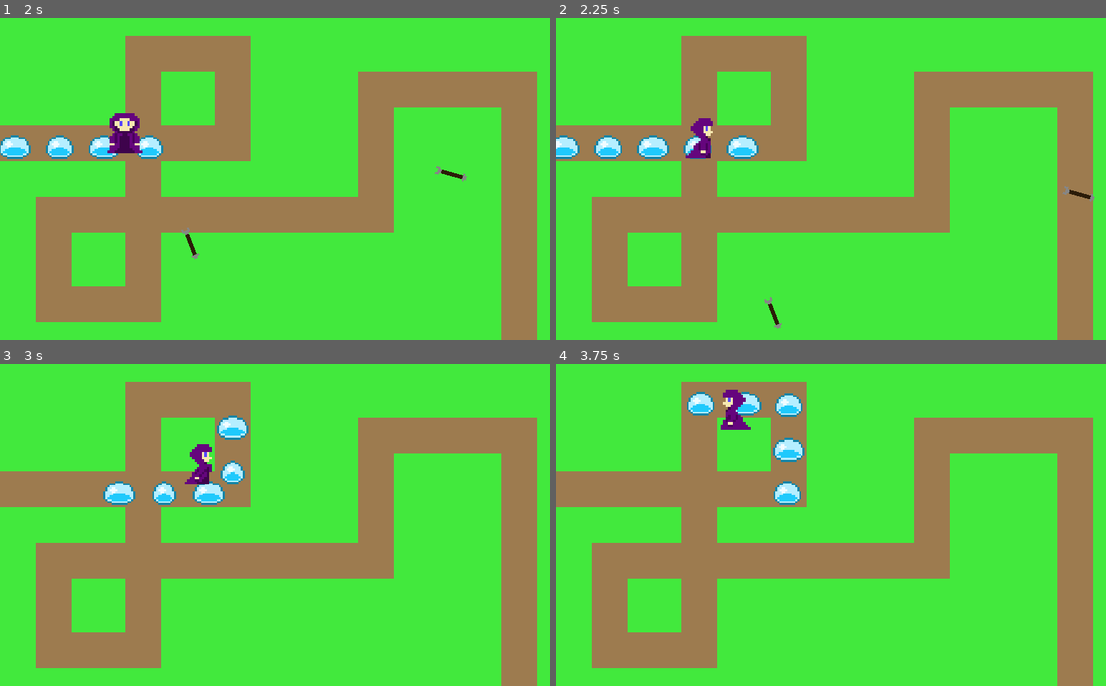
Above: before the commit, frames 1-4 (two rows, left to right).
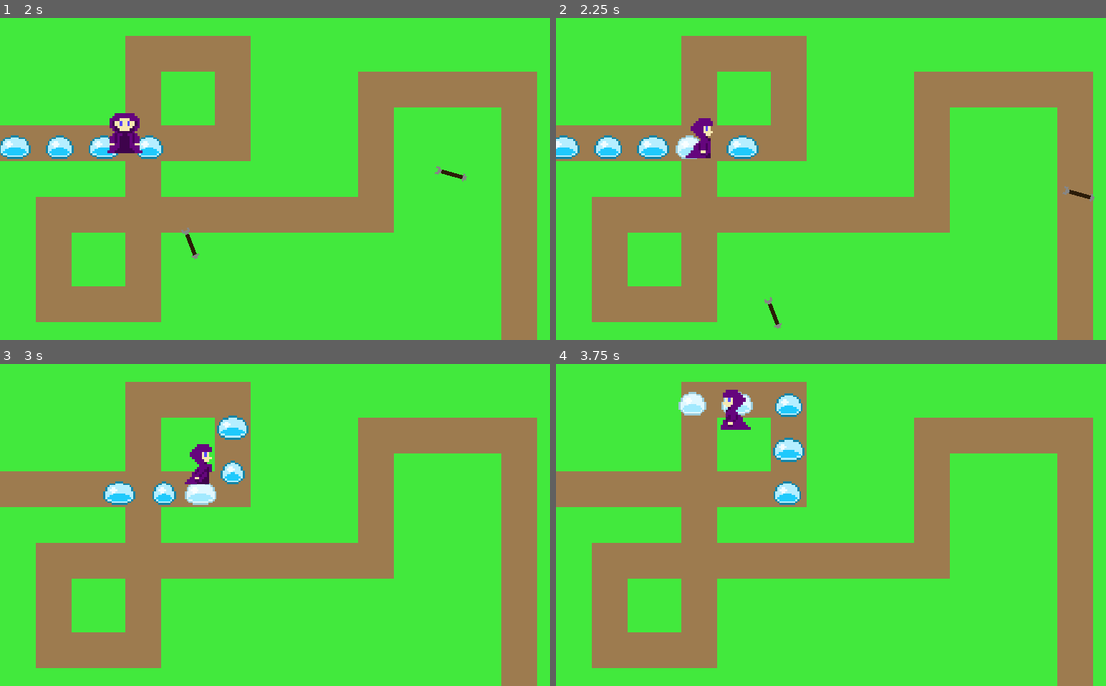
Above: after the commit, the same moments.

Repository: guilhermepereira2917/2dtd
Game: Godot game, scene res://scenes/main/main.tscn
Two runs of this game, one before a commit and one after it. Both use one fixed random seed, a clock stepped at 60 frames per second and the inputs below.
Inputs (mouse positions are in pixels of both pictures, inside the frame that each line leads up to):
- Up to frame 1 (2 s): tap Enter at 0.5 s; move the mouse to (412, 162) at 0.52 s; hold D (move_right) 0.53-1.28 s; click (412, 162) at 0.6 s; move the mouse to (170, 195) at 1.27 s; hold S (move_down) from 1.28 s (still down); click (170, 195) at 1.35 s
- Up to frame 2 (2.25 s): move the mouse to (897, 108) at 2.02 s; release S (move_down) at 2.03 s; hold D (move_right) from 2.03 s (still down); click (897, 108) at 2.1 s
- Up to frame 3 (3 s): move the mouse to (258, 589) at 2.77 s; release D (move_right) at 2.78 s; hold W (move_up) from 2.78 s (still down); click (258, 589) at 2.85 s
- Up to frame 4 (3.75 s): move the mouse to (1012, 573) at 3.52 s; release W (move_up) at 3.53 s; hold A (move_left) from 3.53 s (still down); click (1012, 573) at 3.6 s

Frame 1 is identical in both runs. In frame 2, 0.2% of the frame differs, in the area x 21-29%, y 36-44%; in frame 3, 0.4%; in frame 4, 0.6%, in the area x 22-38%, y 8-16%.

Commit message:
:sparkles: implemented animation upon enemy taking damage

Diff:
--- a/scenes/enemy/enemy.gd
+++ b/scenes/enemy/enemy.gd
@@ -21,5 +21,12 @@
 	path_follow.queue_free()
 
 func _on_health_component_health_depleted() -> void:
+	velocity = 0
 	died.emit()
+
+	await $AnimationPlayer.animation_finished
+
 	queue_free()
+
+func _on_health_component_damage_taken() -> void:
+	$AnimationPlayer.play("hit")
--- /dev/null
+++ b/scenes/enemy/enemy.gdshader
@@ -0,0 +1,8 @@
+shader_type canvas_item;
+
+uniform float hit_opacity = 0;
+
+void fragment(){
+	COLOR.rgb = texture(TEXTURE, UV).rgb * (1.0 - hit_opacity) + vec3(1, 1, 1) * hit_opacity;
+	COLOR.a = texture(TEXTURE, UV).a;
+}
--- a/scenes/enemy/enemy.tscn
+++ b/scenes/enemy/enemy.tscn
@@ -1,10 +1,26 @@
-[gd_scene load_steps=8 format=3 uid="uid://bmw8wa3omkqkp"]
+[gd_scene load_steps=12 format=3 uid="uid://bmw8wa3omkqkp"]
 
 [ext_resource type="Script" path="res://scenes/enemy/enemy.gd" id="1_3kgdu"]
 [ext_resource type="Texture2D" uid="uid://bwjytm6kkuvmj" path="res://assets/sprites/enemies/slime/slime_1.png" id="2_4wqsb"]
 [ext_resource type="Texture2D" uid="uid://dnvekcllob04l" path="res://assets/sprites/enemies/slime/slime_2.png" id="3_ybxt7"]
 [ext_resource type="Texture2D" uid="uid://n0slcdax2kcu" path="res://assets/sprites/enemies/slime/slime_3.png" id="4_av7jj"]
 [ext_resource type="PackedScene" uid="uid://dusohcgyq3tnr" path="res://scenes/health_component/health_component.tscn" id="5_pr387"]
+
+[sub_resource type="Shader" id="Shader_yku2f"]
+code = "shader_type canvas_item;
+
+uniform float hit_opacity = 0;
+
+void fragment(){
+	COLOR.rgb = texture(TEXTURE, UV).rgb * (1.0 - hit_opacity) + vec3(1, 1, 1) * hit_opacity;
+	COLOR.a = texture(TEXTURE, UV).a;
+}
+"
+
+[sub_resource type="ShaderMaterial" id="ShaderMaterial_pvcki"]
+resource_local_to_scene = true
+shader = SubResource("Shader_yku2f")
+shader_parameter/hit_opacity = 0.0
 
 [sub_resource type="SpriteFrames" id="SpriteFrames_oejtr"]
 animations = [{
@@ -26,11 +42,45 @@
 [sub_resource type="CircleShape2D" id="CircleShape2D_jj8mx"]
 radius = 36.0
 
+[sub_resource type="Animation" id="Animation_3vb6y"]
+resource_name = "hit"
+length = 0.5
+tracks/0/type = "value"
+tracks/0/imported = false
+tracks/0/enabled = true
+tracks/0/path = NodePath("AnimatedSprite2D:offset")
+tracks/0/interp = 1
+tracks/0/loop_wrap = true
+tracks/0/keys = {
+"times": PackedFloat32Array(0, 0.1, 0.2, 0.3, 0.4, 0.5),
+"transitions": PackedFloat32Array(1, 1, 1, 1, 1, 1),
+"update": 0,
+"values": [Vector2(0, 0), Vector2(-5, 0), Vector2(5, 0), Vector2(-3, 0), Vector2(2, 0), Vector2(0, 0)]
+}
+tracks/1/type = "value"
+tracks/1/imported = false
+tracks/1/enabled = true
+tracks/1/path = NodePath("AnimatedSprite2D:material:shader_parameter/hit_opacity")
+tracks/1/interp = 1
+tracks/1/loop_wrap = true
+tracks/1/keys = {
+"times": PackedFloat32Array(0, 0.2, 0.3, 0.5),
+"transitions": PackedFloat32Array(1, 1, 1, 1),
+"update": 0,
+"values": [1.0, 0.0, 1.0, 0.0]
+}
+
+[sub_resource type="AnimationLibrary" id="AnimationLibrary_ra3p5"]
+_data = {
+"hit": SubResource("Animation_3vb6y")
+}
+
 [node name="Enemy" type="Node2D"]
 script = ExtResource("1_3kgdu")
 
 [node name="AnimatedSprite2D" type="AnimatedSprite2D" parent="."]
 texture_filter = 1
+material = SubResource("ShaderMaterial_pvcki")
 scale = Vector2(4, 4)
 sprite_frames = SubResource("SpriteFrames_oejtr")
 
@@ -44,4 +94,10 @@
 [node name="HealthComponent" parent="." instance=ExtResource("5_pr387")]
 max_health = 3
 
+[node name="AnimationPlayer" type="AnimationPlayer" parent="."]
+libraries = {
+"": SubResource("AnimationLibrary_ra3p5")
+}
+
+[connection signal="damage_taken" from="HealthComponent" to="." method="_on_health_component_damage_taken"]
 [connection signal="health_depleted" from="HealthComponent" to="." method="_on_health_component_health_depleted"]
